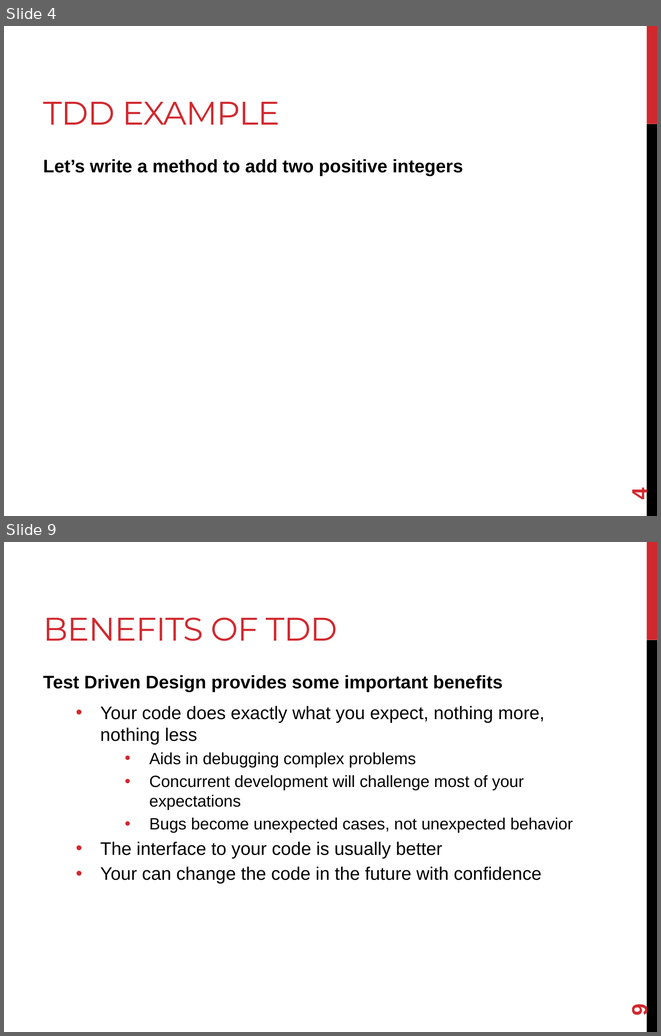
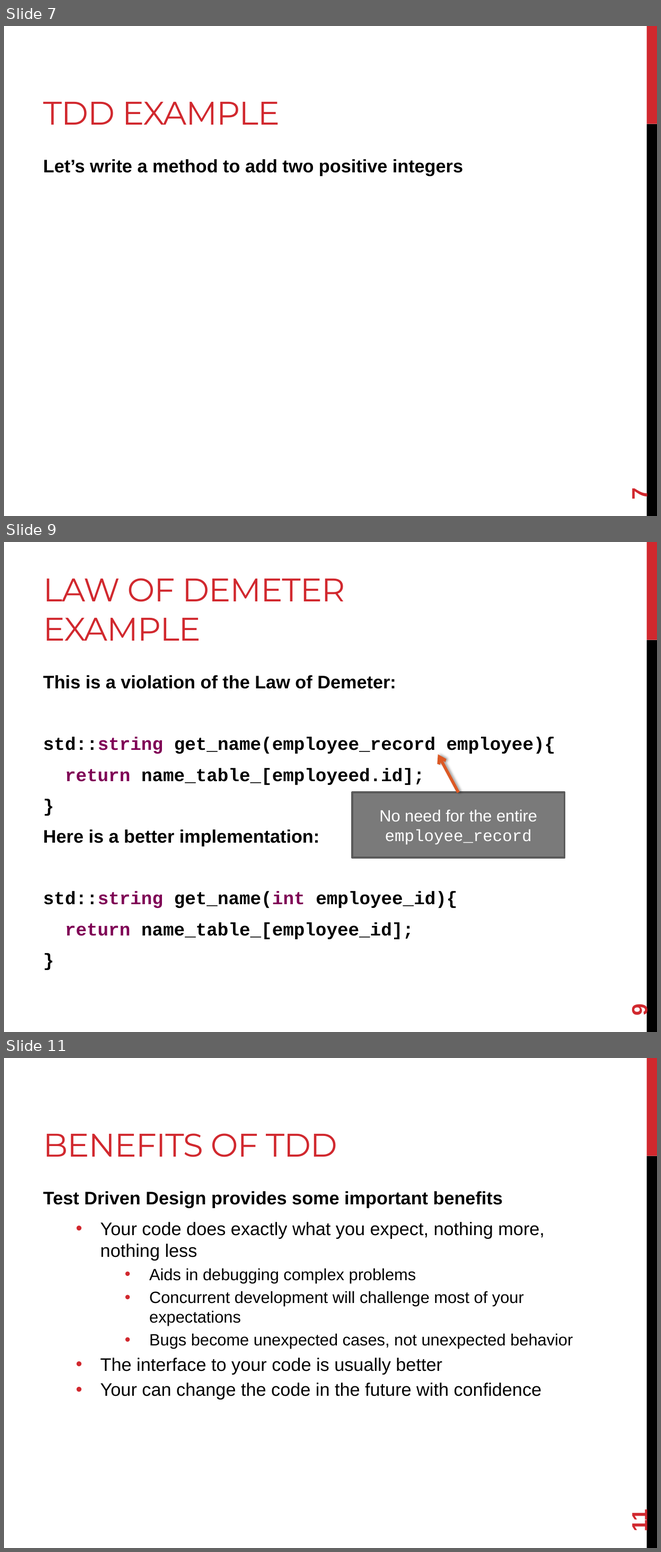
Before and after one commit to joshpeterson/DevelopingConcurrentSoftware, a slide deck: Lectures/Test Driven Design/Test Driven Design.pptx. Shown one above the other, each under a label of ours: slides 4 and 9 before the commit, slides 7, 9 and 11 after it; the slides between them are not shown. The pictures are 661x1036 and 661x1552 pixels, drawn with LibreOffice and Linux fonts; fonts in the diff are those of the drawing. Boxes give left, top, right and bottom in pixels: in the first picture for what was removed or moved away, otherwise in the second. Text is boxed around its words. In the diff, an @@ line names an element or a change of style, - is before the commit and + after.

Commit message:
More updates to the TDD lecture.

```diff
--- a/Lectures/Test Driven Design/Test Driven Design.pptx
+++ b/Lectures/Test Driven Design/Test Driven Design.pptx
@@ slide 9 added at (x1=4, y1=542, x2=657, y2=1032), background #FFFFFF; not listed: 2 template elements that a slide beside it also shows @@
@@ title added at (x1=43, y1=578, x2=345, y2=641), 36 pt, text #D1282E @@
+LAW OF DEMETER EXAMPLE
@@ text added at (x1=43, y1=675, x2=556, y2=939), 20 pt, text #000000, bold @@
+This is a violation of the Law of Demeter:
+std::string get_name(employee_record employee){
+return name_table_[employeed.id];
+}
+Here is a better implementation:
+std::string get_name(int employee_id){
+return name_table_[employee_id];
+}
@@ arrow added from (458, 792) to (438, 754), #DC5924 3.25 pt @@
@@ rectangle added at (x1=352, y1=792, x2=564, y2=857), fill #7A7A7A, outline #5A5A5A 2.25 pt, 18 pt, text #FFFFFF @@
+No need for the entire employee_record
@@ page number added at (x1=627, y1=1005, x2=652, y2=1016), 24 pt, text #D1282E, bold @@
+9
@@ what was slide 4 is now slide 7 @@
@@ page number at (x1=627, y1=489, x2=652, y2=500): text changed @@
-4
+7
@@ what was slide 9 is now slide 11 @@
@@ page number at (x1=627, y1=1511, x2=652, y2=1531): text changed @@
-9
+11
```
Also in this commit, not shown: 1 slide changed, 1 other slide added.
